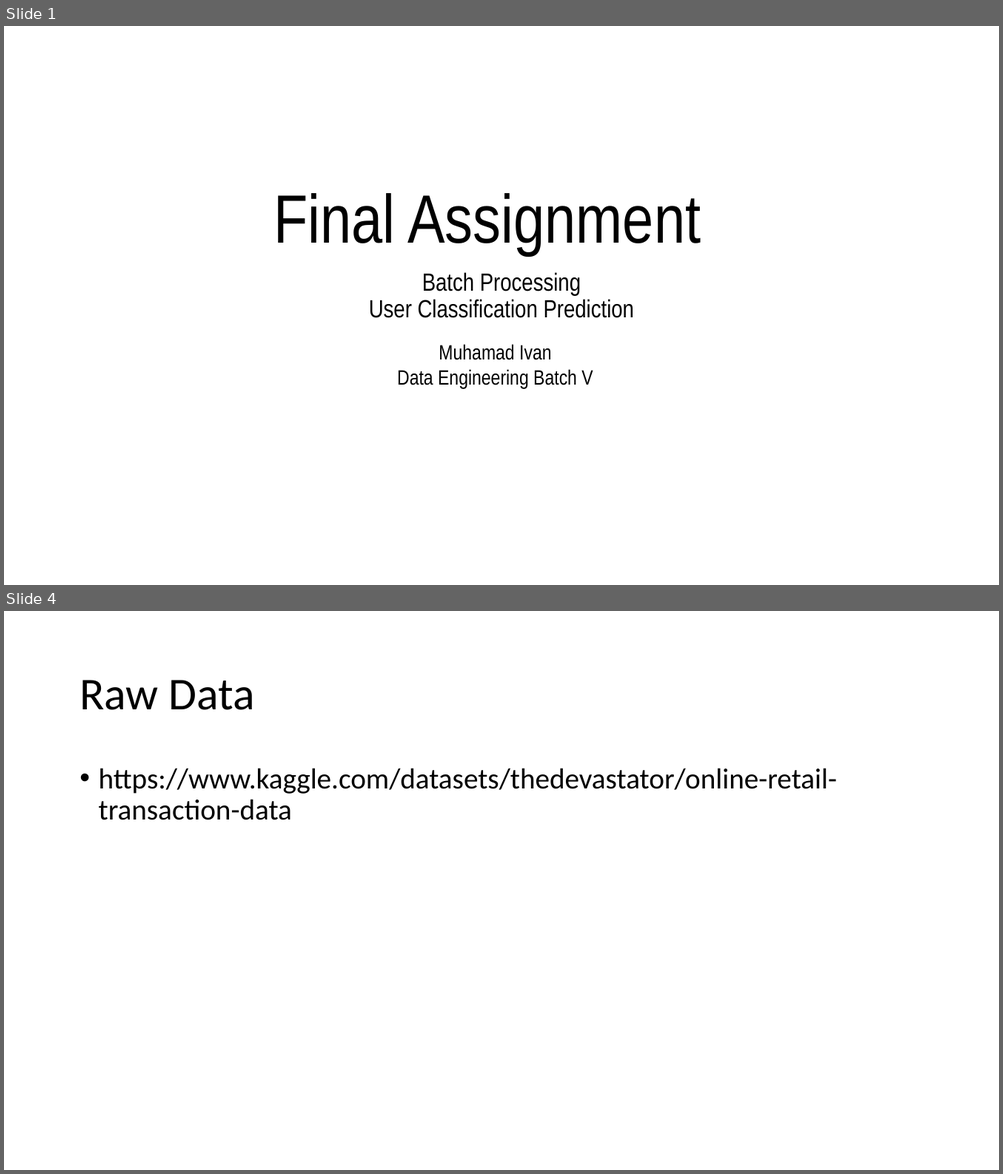
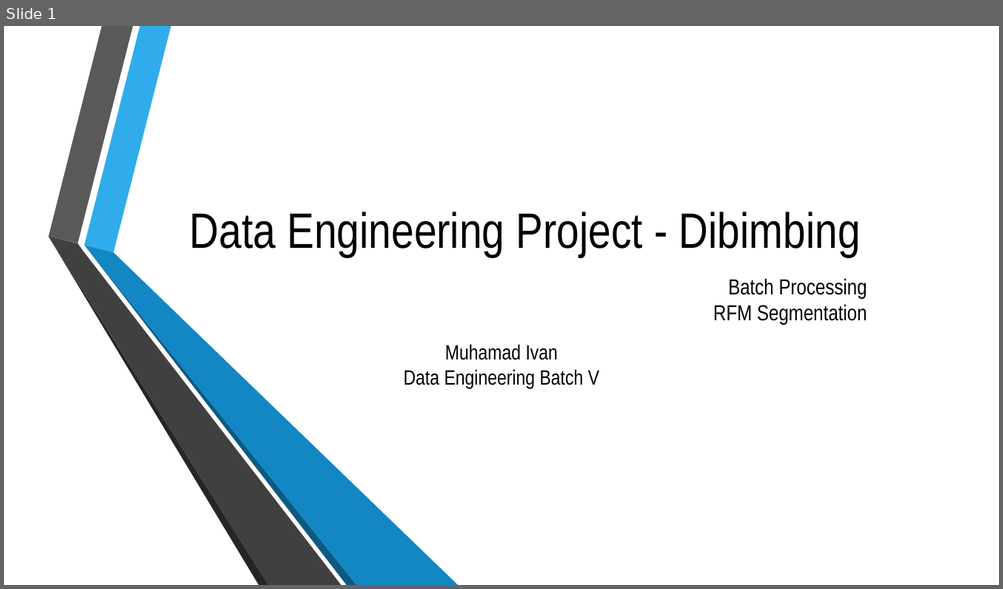
Before and after one commit to mivanivan/Final-Assignment---Batch-Processing, a slide deck: Final Assignment - Batch Processing - RFM Segmentation.pptx. Shown one above the other, each under a label of ours: slides 1 and 4 before the commit, slide 1 after it; the slides between them are not shown. The pictures are 1003x1174 and 1003x589 pixels, drawn with LibreOffice and Linux fonts; fonts in the diff are those of the drawing; background and template pictures are left out. Boxes give left, top, right and bottom in pixels: in the first picture for what was removed or moved away, otherwise in the second. Text is boxed around its words. In the diff, an @@ line names an element or a change of style, - is before the commit and + after.

```diff
--- a/Final Assignment - Batch Processing - RFM Segmentation.pptx
+++ b/Final Assignment - Batch Processing - RFM Segmentation.pptx
@@ slide 4 removed at (x1=4, y1=611, x2=999, y2=1170), background #FFFFFF @@
@@ title removed at (x1=79, y1=680, x2=255, y2=710) @@
-Raw Data
@@ text removed at (x1=99, y1=768, x2=836, y2=820) @@
-• https://www.kaggle.com/datasets/thedevastator/online-retail-transaction-data
@@ slide 1 changed as well @@
@@ title at (x1=190, y1=212, x2=860, y2=258): text changed; size 66 to 48 pt @@
-Final Assignment
+Data Engineering Project - Dibimbing
@@ group added at (x1=48, y1=26, x2=458, y2=585): 6 freeform shapes @@
@@ subtitle at (x1=713, y1=278, x2=867, y2=325): text changed; size 24 to 21 pt @@
-Batch Processing
-User Classification Prediction
+Batch Processing
+RFM Segmentation
@@ text "Muhamad Ivan" moved from (x1=397, y1=344, x2=592, y2=389) to (x1=404, y1=344, x2=599, y2=389) @@
```
Also in this commit, not shown: 12 slides added, 2 other slides removed, 40 other files.
